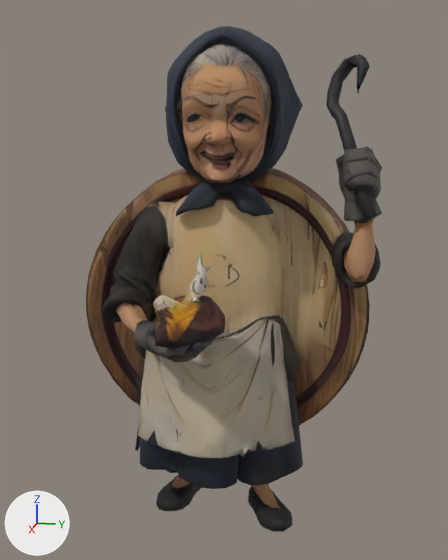
The glTF model data/tripo_app/p_b1p_yutoupo.glb as it was, and as the next commit left it.
Before and after are seen from a camera (50 mm lens) standing at (1.185, 0.247, 0.319) and looking at (-0.007, 0.008, 0.021). Lighting does not change. The marker at lower left points along +X, +Y and +Z. The first picture is the older version. Vertices at exactly the same position are counted once.

Before the edit, the objects in view are built like this:
```python
me_tripo_mesh_49f7cd3f_ec6a_4327_b585_78f11177b447 = bpy.data.meshes.new('tripo_mesh_49f7cd3f-ec6a-4327-b585-78f11177b447')
me_tripo_mesh_49f7cd3f_ec6a_4327_b585_78f11177b447.from_pydata(...)  # 3974 vertices, 7992 faces; spans x -0.269..0.269, y -0.312..0.312, z -0.5..0.5
me_tripo_mesh_49f7cd3f_ec6a_4327_b585_78f11177b447.materials.append(mat_tripo_material_49f7cd3f_ec6a_4327_b585_78f11177b447)  # picture img_color_49f7cd3f_ec6a_4327_b585_78f11177b447
ob_tripo_node_49f7cd3f_ec6a_4327_b585_78f11177b447 = bpy.data.objects.new('tripo_node_49f7cd3f-ec6a-4327-b585-78f11177b447', me_tripo_mesh_49f7cd3f_ec6a_4327_b585_78f11177b447)
ob_tripo_node_49f7cd3f_ec6a_4327_b585_78f11177b447.location = (0.0, 0.0, 0.0)
```
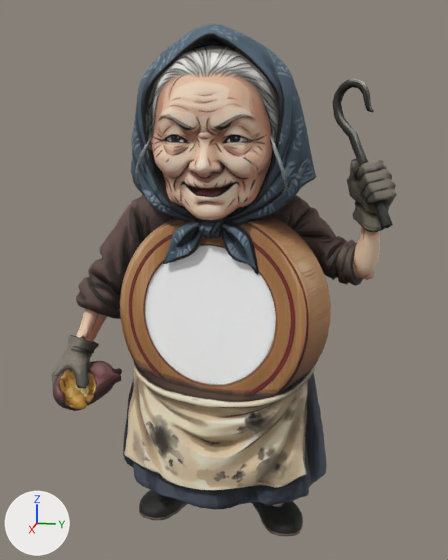
The change, as a list of edits to the scene's bpy script:
```text
Add img_color_9de57bfc_b751_46f5_b649_8b79397845fc:
    img_color_9de57bfc_b751_46f5_b649_8b79397845fc = load_image('Color_9de57bfc-b751-46f5-b649-8b79397845fc', '_unpacked/Color_9de57bfc-b751-46f5-b649-8b79397845fc', 1024, 1024, 'sRGB')
Add mat_tripo_material_9de57bfc_b751_46f5_b649_8b79397845fc:
    mat_tripo_material_9de57bfc_b751_46f5_b649_8b79397845fc = principled_material('tripo_material_9de57bfc-b751-46f5-b649-8b79397845fc')
    mat_tripo_material_9de57bfc_b751_46f5_b649_8b79397845fc.texture = img_color_9de57bfc_b751_46f5_b649_8b79397845fc
    mat_tripo_material_9de57bfc_b751_46f5_b649_8b79397845fc.roughness = 0.75
Change me_tripo_mesh_49f7cd3f_ec6a_4327_b585_78f11177b447:
    used by ob_tripo_node_49f7cd3f_ec6a_4327_b585_78f11177b447; location = (0.0, 0.0, 0.0)
    remove me_tripo_mesh_49f7cd3f_ec6a_4327_b585_78f11177b447.from_pydata(...)  # 3974 vertices, 7992 faces; spans x -0.269..0.269, y -0.312..0.312, z -0.5..0.5
    remove me_tripo_mesh_49f7cd3f_ec6a_4327_b585_78f11177b447.materials.append(mat_tripo_material_49f7cd3f_ec6a_4327_b585_78f11177b447)  # picture img_color_49f7cd3f_ec6a_4327_b585_78f11177b447
    add me_tripo_mesh_49f7cd3f_ec6a_4327_b585_78f11177b447.from_pydata(...)  # 14086 vertices, 28172 faces; spans x -0.181..0.18, y -0.326..0.326, z -0.489..0.49
    me_tripo_mesh_49f7cd3f_ec6a_4327_b585_78f11177b447 part 1: the loose piece of 3957 vertices spanning x -0.269..0.269, y -0.312..0.312, z -0.5..0.5 is rebuilt with 14086 vertices and now spans x -0.181..0.18, y -0.326..0.326, z -0.489..0.49, in mat_tripo_material_9de57bfc_b751_46f5_b649_8b79397845fc (picture img_color_9de57bfc_b751_46f5_b649_8b79397845fc)
    other edits to the shape of me_tripo_mesh_49f7cd3f_ec6a_4327_b585_78f11177b447 do not show in these pictures
    add me_tripo_mesh_49f7cd3f_ec6a_4327_b585_78f11177b447.materials.append(mat_tripo_material_9de57bfc_b751_46f5_b649_8b79397845fc)  # picture img_color_9de57bfc_b751_46f5_b649_8b79397845fc
```

Boxes [x1, y1, x2, y2] around the edits, measured in the pictures (448 x 560 px):
'tripo_node_49f7cd3f-ec6a-4327-b585-78f11177b447', reshaped (17% wider): before [86, 26, 382, 532]; after [51, 24, 397, 536]
